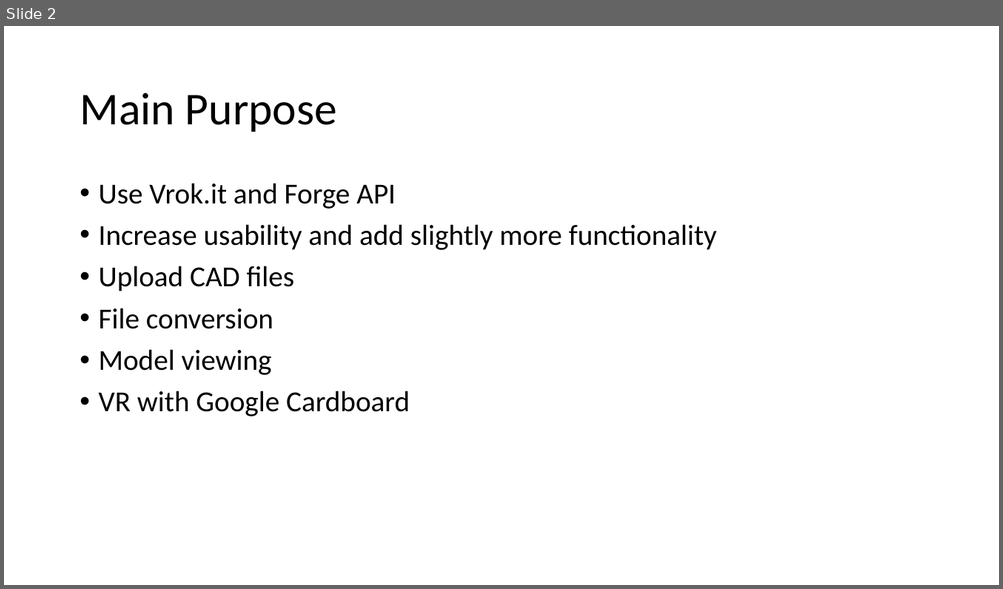
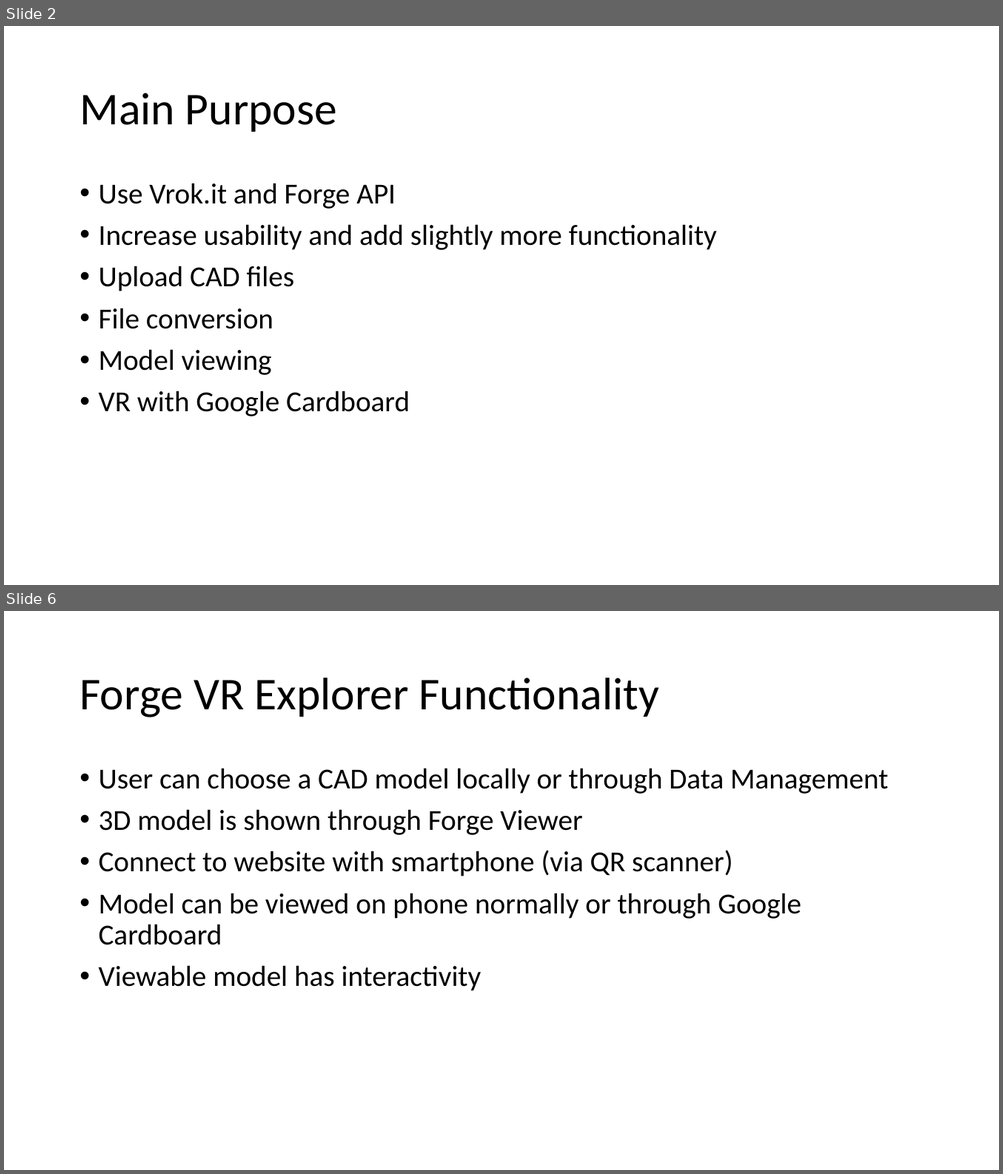
Before and after one commit to gonsalvg/Capstone-Forge-App, a slide deck: Progress Report/Progress report.pptx. Shown one above the other, each under a label of ours: slide 2 before the commit, slides 2 and 6 after it; the slides between them are not shown. The pictures are 1003x589 and 1003x1174 pixels, drawn with LibreOffice and Linux fonts; fonts in the diff are those of the drawing. Boxes give left, top, right and bottom in pixels: in the first picture for what was removed or moved away, otherwise in the second. Text is boxed around its words. In the diff, an @@ line names an element or a change of style, - is before the commit and + after.

```diff
--- a/Progress Report/Progress report.pptx
+++ b/Progress Report/Progress report.pptx
@@ slide 6 added at (4, 611, 999, 1170), background #FFFFFF @@
@@ title added at (79, 678, 659, 718), 44 pt, text #000000 @@
+Forge VR Explorer Functionality
@@ text added at (99, 768, 888, 991), 28 pt, text #000000 @@
+• User can choose a CAD model locally or through Data Management
+• 3D model is shown through Forge Viewer
+• Connect to website with smartphone (via QR scanner)
+• Model can be viewed on phone normally or through Google Cardboard
+• Viewable model has interactivity
```
Also in this commit, not shown: 1 slide changed, 31 other slides added.
